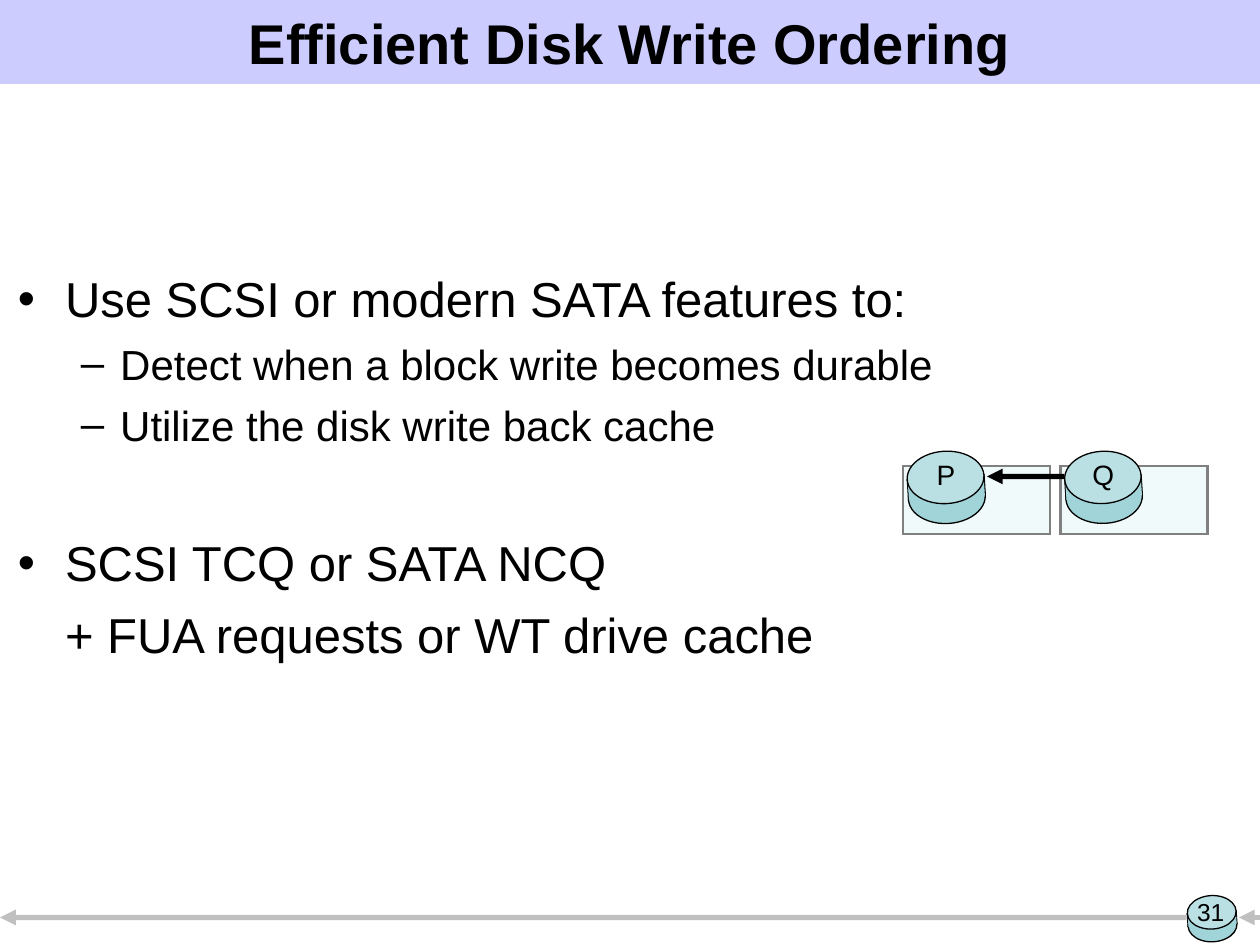
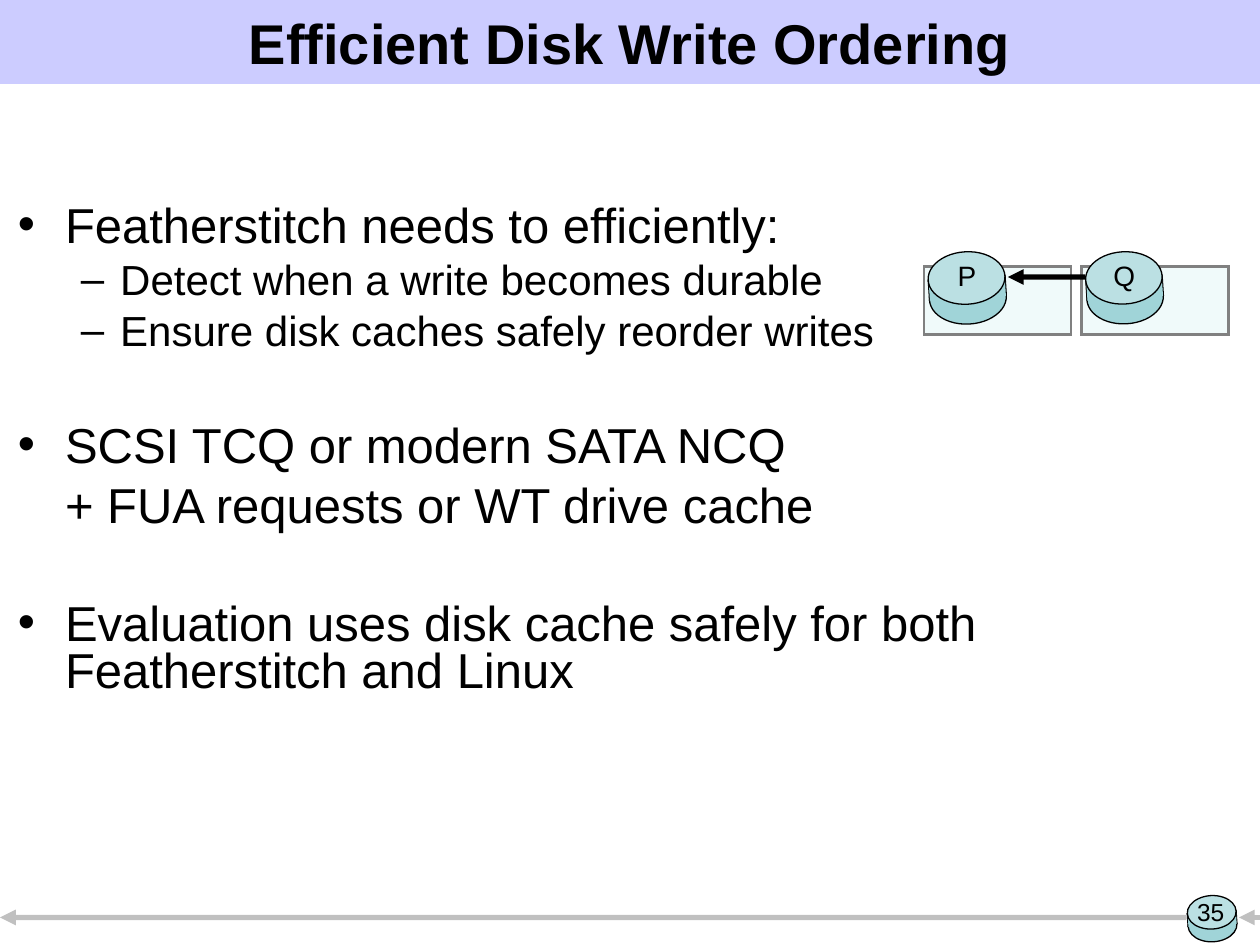
Before and after one commit to ucla-readable/fstitch-doc, a slide deck: slide 35 of sosp/pres.ppt (slide 31 before the commit). Drawn at 1260x945 pixels with LibreOffice and Linux fonts; fonts in the diff are those of the drawing. Boxes give left, top, right and bottom in pixels: in the first picture for what was removed or moved away, otherwise in the second. Text is boxed around its words. In the diff, an @@ line names an element or a change of style, - is before the commit and + after.

```diff
--- a/sosp/pres.ppt
+++ b/sosp/pres.ppt
@@ text "Featherstitch needs to efficiently:": place and size @@
-text "Featherstitch needs to efficiently:" at (65, 281, 932, 663)
+text "Featherstitch needs to efficiently:" at (65, 207, 976, 689)
@@ text at (65, 207, 874, 473): text changed @@
-• Use SCSI or modern SATA features to:
-  – Detect when a block write becomes durable
-  – Utilize the disk write back cache
-• SCSI TCQ or SATA NCQ
+• Featherstitch needs to efficiently:
+  – Detect when a write becomes durable
+  – Ensure disk caches safely reorder writes
+• SCSI TCQ or modern SATA NCQ
@@ 6 rectangles, 4 ellipses, 2 texts, 1 arrow: place and size @@
-6 rectangles, 4 ellipses, 2 texts, 1 arrow at (903, 449, 1208, 534)
+6 rectangles, 4 ellipses, 2 texts, 1 arrow at (924, 250, 1228, 334)
@@ text at (107, 487, 814, 533): line spacing 1 to 0.8 @@
@@ text at (65, 605, 976, 689): paragraph added @@
+• Evaluation uses disk cache safely for both Featherstitch and Linux
@@ page number at (1197, 904, 1224, 926): text changed @@
-31
+35
```
Also in this commit, not shown: 7 other slides changed, 3 slides added, 1 slide removed.
